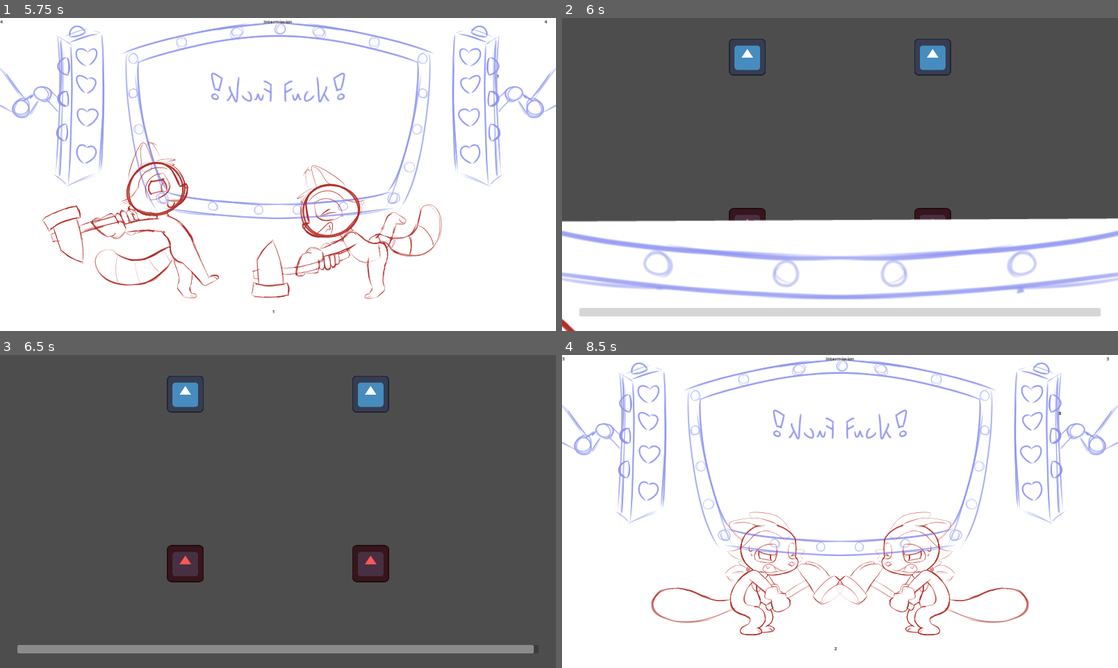
Above: before the commit, frames 1-4 (two rows, left to right).
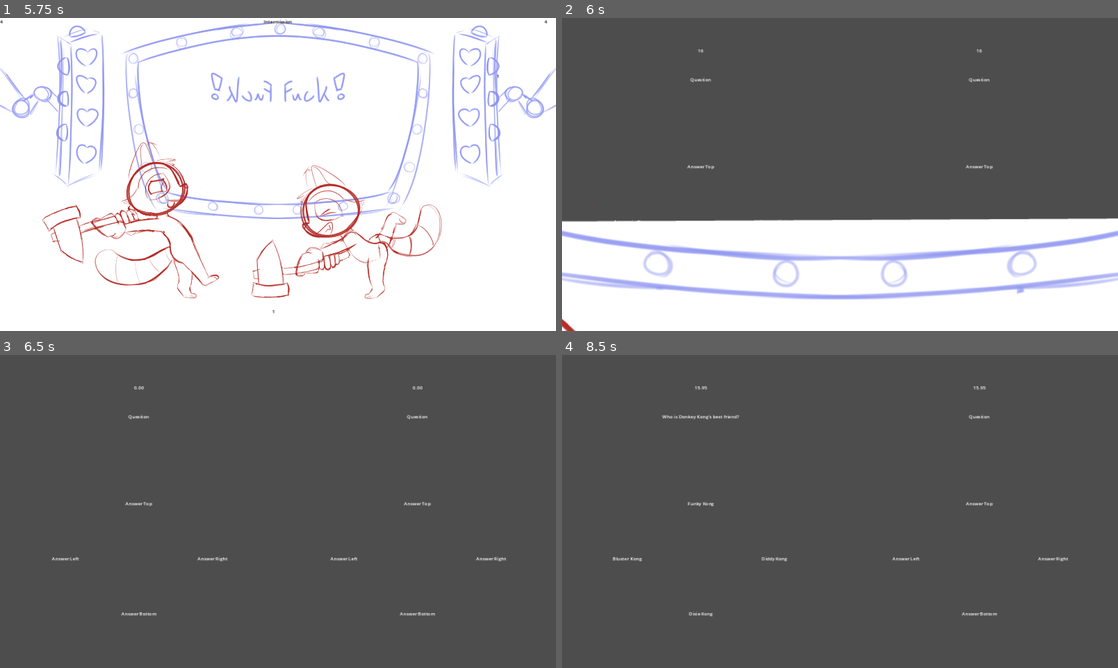
Above: after the commit, the same moments.

Repository: AidanOG/RuckusWare
Game: Godot game, scene res://Start Screen/start_screen.tscn
Two runs of this game, one before a commit and one after it. Both use one fixed random seed, a clock stepped at 60 frames per second and the inputs below. The engine's default icon, where the game draws it, is replaced by a stand-in: a white triangle on a blue panel in a dark square.
Inputs:
- Up to frame 1 (5.75 s): tap Enter at 0.5, 1.25, 2, 3.5 s; hold D (move_right_0) 0.53-1.28 s; hold Ctrl (any_button_0) 0.53-1.28 s; hold S (move_down_0) 1.28-2.03 s; tap Shift (any_button_1) at 1.35, 2.85, 4.35 s; hold D (move_right_0) 2.03-2.78 s; hold Ctrl (any_button_0) 2.03-2.78 s; tap Space at 2.75, 4.25 s; hold W (move_up_0) 2.78-3.53 s; hold Ctrl (any_button_0) 3.53-4.28 s; hold A (move_left_0) 3.53-5.03 s; hold S (move_down_0) from 5.03 s (still down); hold Ctrl (any_button_0) from 5.03 s (still down)
- Up to frame 2 (6 s): release S (move_down_0) at 5.78 s; release Ctrl (any_button_0) at 5.78 s; hold D (move_right_0) from 5.78 s (still down); tap Shift (any_button_1) at 5.85 s
- Up to frame 3 (6.5 s): keep holding D (move_right_0)
- Up to frame 4 (8.5 s): release D (move_right_0) at 6.53 s; hold W (move_up_0) 6.53-7.28 s; hold Ctrl (any_button_0) 6.53-7.28 s; hold D (move_right_0) 7.28-8.03 s; tap Shift (any_button_1) at 7.35 s; hold S (move_down_0) from 8.03 s (still down); hold Ctrl (any_button_0) from 8.03 s (still down)

Frame 1 is identical in both runs. In frame 2, 4.1% of the frame differs, in the area x 3-97%, y 6-96%; in frame 3, 5.4%; in frame 4, 100%, in the area x 0-100%, y 0-100%.

Commit message:
Lots of new things. Refactor of main scene with help from someone on Godot discord. We now never leave main, and microgame scenes are instantiated within a container within main, so no more gray screen flashes. Also put together the scene for the quiz boss game, as well as made the parser + populator for individual questions. Still lots to do to get quiz microgame ready

Diff:
--- a/Main Game/Microgames (Boss)/BossQuiz/boss_quiz.gd
+++ b/Main Game/Microgames (Boss)/BossQuiz/boss_quiz.gd
@@ -1,11 +1,40 @@
-extends Node
+class_name BossQuiz
+extends BaseMicrogame
+@export var transition_rect: TextureRect
 
-@export var transition_rect: TextureRect
 @export var game_music: AudioStreamPlayer
 
+@export var game_timer: Timer
+@export var p1_time_label: Label
+@export var p2_time_label: Label
+@export var p1_question_label: RichTextLabel
+@export var p2_question_label: Label
+@export var p1_top_label: Label
+@export var p1_left_label: Label
+@export var p1_right_label: Label
+@export var p1_bottom_label: Label
+@export var p2_top_label: Label
+@export var p2_left_label: Label
+@export var p2_right_label: Label
+@export var p2_bottom_label: Label
 
+var questions_answered_1 = 0
+var questions_answered_2 = 0
+var lives_1 = 3
+var lives_2 = 3
 var done_1 = false
 var done_2 = false
+var p1_time
+var p2_time
+
+#var current_question_num_p1
+var question_list_easy = [
+	["[center]Who is Donkey Kong's best friend?[/center]", "Diddy Kong", "Dixie Kong", "", "", "Candy Kong", "Bluster Kong", "Lanky Kong", "Funky Kong", "Chunky Kong", "Lil' Kong", "Stinky Kong", "Mario", "Bowser"],
+	["[center]What year did the original [i]Super Mario Bros.[/i] release?[/center]", "1985", "", "", "1999", "1989", "1995", "1990", "1991", "1982", "1984"]
+	]
+var current_correct_answer_p1 = 0
+
+#question_list_easy.append(["Who is Donkey Kong's best friend?", "Diddy Kong", "Dixie Kong", "", "", "Candy Kong", "Bluster Kong", "Lanky Kong", "Funky Kong", "Chunky Kong"])
 
 
 # Called when the node enters the scene tree for the first time.
@@ -22,18 +51,98 @@
 
 	get_tree().paused = true
 
-	#await get_tree().create_timer(0.125 / GameManager.game_speed).timeout
 	var transition_tween = get_tree().create_tween()
 	transition_tween.set_pause_mode(Tween.TWEEN_PAUSE_PROCESS)
 	transition_tween.tween_property(transition_rect, "scale", Vector2(10, 10), (0.5 / GameManager.game_speed))
-	# transition_tween.tween_property(transition_rect, "scale", Vector2(1, 1), 1)
-	await get_tree().create_timer(0.5/ GameManager.game_speed).timeout
+	await get_tree().create_timer(0.5/GameManager.game_speed).timeout
 	get_tree().paused = false
+
+	await get_tree().create_timer(2.0/GameManager.game_speed).timeout
 
 	game_music.set_pitch_scale(GameManager.game_speed)
 	game_music.play()
 
+	game_timer.set_wait_time(16/GameManager.game_speed)
+	game_timer.start()
+
+	#current_question_num_p1 = 0
+	print(question_list_easy[0])
+	generate_question_p1(question_list_easy[0])
+
+
 
 # Called every frame. 'delta' is the elapsed time since the previous frame.
 func _process(delta):
-	pass
+	p1_time = game_timer.get_time_left()
+	p1_time_label.text = str("%.2f" % p1_time)
+	p2_time = game_timer.get_time_left()
+	p2_time_label.text = str("%.2f" % p2_time)
+
+func generate_question_p1(question):
+	#Pop the question and display
+	p1_question_label.text = question.pop_front()
+
+	#Generate a number for the location of the answer and place it somewhere random, appending that random spot to already used
+	current_correct_answer_p1 = randi_range(1, 4)
+	var already_used = []
+	var answers_placed = 0
+	already_used.append(current_correct_answer_p1)
+	if current_correct_answer_p1 == 1:
+		p1_top_label.text = question.pop_front()
+	elif current_correct_answer_p1 == 2:
+		p1_left_label.text = question.pop_front()
+	elif current_correct_answer_p1 == 3:
+		p1_right_label.text = question.pop_front()
+	else:
+		p1_bottom_label.text = question.pop_front()
+	answers_placed += 1
+
+	#Next, put in the guaranteed fake answers, if there are any
+	var next_spot_to_put_in
+	var next_answer_to_put_in
+	for i in range(0, 3):
+		next_answer_to_put_in = question.pop_front()
+		if next_answer_to_put_in != "":
+			next_spot_to_put_in = randi_range(1, 4)
+			while already_used.has(next_spot_to_put_in):
+				next_spot_to_put_in = randi_range(1, 4)
+			already_used.append(next_spot_to_put_in)
+			if next_spot_to_put_in == 1:
+				p1_top_label.text = next_answer_to_put_in
+			elif next_spot_to_put_in == 2:
+				p1_left_label.text = next_answer_to_put_in
+			elif next_spot_to_put_in == 3:
+				p1_right_label.text = next_answer_to_put_in
+			else:
+				p1_bottom_label.text = next_answer_to_put_in
+			answers_placed += 1
+
+	#fill in remainder with randy options
+	while answers_placed < 4:
+		next_answer_to_put_in = question.pop_at(randi_range(0, question.size() - 1))
+		next_spot_to_put_in = randi_range(1, 4)
+		while already_used.has(next_spot_to_put_in):
+			next_spot_to_put_in = randi_range(1, 4)
+		already_used.append(next_spot_to_put_in)
+		if next_spot_to_put_in == 1:
+			p1_top_label.text = next_answer_to_put_in
+		elif next_spot_to_put_in == 2:
+			p1_left_label.text = next_answer_to_put_in
+		elif next_spot_to_put_in == 3:
+			p1_right_label.text = next_answer_to_put_in
+		else:
+			p1_bottom_label.text = next_answer_to_put_in
+		answers_placed += 1
+
+
+func _on_game_timer_timeout():
+	get_tree().paused = true
+	var transition_tween = get_tree().create_tween()
+	transition_tween.set_pause_mode(Tween.TWEEN_PAUSE_PROCESS)
+	transition_tween.tween_property(transition_rect, "scale", Vector2(1, 1), (0.5 / GameManager.game_speed) )
+
+	await get_tree().create_timer(0.5/ GameManager.game_speed).timeout
+	get_tree().paused = false
+	game_music.stop()
+
+	all_done.emit()
--- a/Main Game/Microgames (Boss)/BossQuiz/boss_quiz.tscn
+++ b/Main Game/Microgames (Boss)/BossQuiz/boss_quiz.tscn
@@ -4,10 +4,23 @@
 [ext_resource type="Texture2D" uid="uid://bl0m4gkoiwpfa" path="res://scuffed transition2 no onionskin.png" id="2_d0owr"]
 [ext_resource type="AudioStream" uid="uid://das6oobng6oby" path="res://Main Game/Microgames/GameHotDog/Hot Dog Microgame.wav" id="3_ckhsl"]
 
-[node name="BossQuiz" type="Node" node_paths=PackedStringArray("transition_rect", "game_music")]
+[node name="BossQuiz" type="Node" node_paths=PackedStringArray("transition_rect", "game_music", "game_timer", "p1_time_label", "p2_time_label", "p1_question_label", "p2_question_label", "p1_top_label", "p1_left_label", "p1_right_label", "p1_bottom_label", "p2_top_label", "p2_left_label", "p2_right_label", "p2_bottom_label")]
 script = ExtResource("1_ej77l")
 transition_rect = NodePath("CanvasLayer/Control/TransitionRect")
 game_music = NodePath("GameMusic")
+game_timer = NodePath("GameTimer")
+p1_time_label = NodePath("CanvasLayer/Control/HBoxContainer/P1Side/P1TimeLeft")
+p2_time_label = NodePath("CanvasLayer/Control/HBoxContainer/P2Side/P2TimeLeft")
+p1_question_label = NodePath("CanvasLayer/Control/HBoxContainer/P1Side/P1Question")
+p2_question_label = NodePath("CanvasLayer/Control/HBoxContainer/P2Side/P2Question")
+p1_top_label = NodePath("CanvasLayer/Control/HBoxContainer/P1Side/P1Top")
+p1_left_label = NodePath("CanvasLayer/Control/HBoxContainer/P1Side/P1Left")
+p1_right_label = NodePath("CanvasLayer/Control/HBoxContainer/P1Side/P1Right")
+p1_bottom_label = NodePath("CanvasLayer/Control/HBoxContainer/P1Side/P1Bottom")
+p2_top_label = NodePath("CanvasLayer/Control/HBoxContainer/P2Side/P2Top")
+p2_left_label = NodePath("CanvasLayer/Control/HBoxContainer/P2Side/P2Left")
+p2_right_label = NodePath("CanvasLayer/Control/HBoxContainer/P2Side/P2Right")
+p2_bottom_label = NodePath("CanvasLayer/Control/HBoxContainer/P2Side/P2Bottom")
 
 [node name="CanvasLayer" type="CanvasLayer" parent="."]
 
@@ -18,6 +31,218 @@
 anchor_bottom = 1.0
 grow_horizontal = 2
 grow_vertical = 2
+
+[node name="HBoxContainer" type="HBoxContainer" parent="CanvasLayer/Control"]
+layout_mode = 1
+anchors_preset = 15
+anchor_right = 1.0
+anchor_bottom = 1.0
+grow_horizontal = 2
+grow_vertical = 2
+
+[node name="P1Side" type="Control" parent="CanvasLayer/Control/HBoxContainer"]
+layout_mode = 2
+size_flags_horizontal = 3
+
+[node name="P1TimeLeft" type="Label" parent="CanvasLayer/Control/HBoxContainer/P1Side"]
+layout_mode = 1
+anchors_preset = 5
+anchor_left = 0.5
+anchor_right = 0.5
+offset_left = -25.0
+offset_top = 100.0
+offset_right = 25.0
+offset_bottom = 150.0
+grow_horizontal = 2
+size_flags_vertical = 0
+text = "16"
+horizontal_alignment = 1
+text_overrun_behavior = 1
+
+[node name="P1Question" type="RichTextLabel" parent="CanvasLayer/Control/HBoxContainer/P1Side"]
+layout_mode = 1
+anchors_preset = 5
+anchor_left = 0.5
+anchor_right = 0.5
+offset_left = -250.0
+offset_top = 200.0
+offset_right = 250.0
+offset_bottom = 300.0
+grow_horizontal = 2
+size_flags_vertical = 0
+bbcode_enabled = true
+text = "[center]Question[/center]"
+
+[node name="P1Top" type="Label" parent="CanvasLayer/Control/HBoxContainer/P1Side"]
+layout_mode = 1
+anchors_preset = 5
+anchor_left = 0.5
+anchor_right = 0.5
+offset_left = -125.0
+offset_top = 500.0
+offset_right = 125.0
+offset_bottom = 600.0
+grow_horizontal = 2
+size_flags_vertical = 0
+text = "Answer Top"
+horizontal_alignment = 1
+text_overrun_behavior = 1
+
+[node name="P1Left" type="Label" parent="CanvasLayer/Control/HBoxContainer/P1Side"]
+layout_mode = 1
+anchors_preset = 4
+anchor_top = 0.5
+anchor_bottom = 0.5
+offset_left = 100.0
+offset_top = 150.0
+offset_right = 350.0
+offset_bottom = 250.0
+grow_vertical = 2
+size_flags_horizontal = 0
+size_flags_vertical = 1
+text = "Answer Left"
+horizontal_alignment = 1
+text_overrun_behavior = 1
+
+[node name="P1Right" type="Label" parent="CanvasLayer/Control/HBoxContainer/P1Side"]
+layout_mode = 1
+anchors_preset = 6
+anchor_left = 1.0
+anchor_top = 0.5
+anchor_right = 1.0
+anchor_bottom = 0.5
+offset_left = -350.0
+offset_top = 150.0
+offset_right = -100.0
+offset_bottom = 250.0
+grow_horizontal = 0
+grow_vertical = 2
+size_flags_horizontal = 0
+size_flags_vertical = 1
+text = "Answer Right"
+horizontal_alignment = 1
+text_overrun_behavior = 1
+
+[node name="P1Bottom" type="Label" parent="CanvasLayer/Control/HBoxContainer/P1Side"]
+layout_mode = 1
+anchors_preset = 7
+anchor_left = 0.5
+anchor_top = 1.0
+anchor_right = 0.5
+anchor_bottom = 1.0
+offset_left = -125.0
+offset_top = -200.0
+offset_right = 125.0
+offset_bottom = -100.0
+grow_horizontal = 2
+grow_vertical = 0
+size_flags_vertical = 0
+text = "Answer Bottom"
+horizontal_alignment = 1
+text_overrun_behavior = 1
+
+[node name="P2Side" type="Control" parent="CanvasLayer/Control/HBoxContainer"]
+layout_mode = 2
+size_flags_horizontal = 3
+
+[node name="P2TimeLeft" type="Label" parent="CanvasLayer/Control/HBoxContainer/P2Side"]
+layout_mode = 1
+anchors_preset = 5
+anchor_left = 0.5
+anchor_right = 0.5
+offset_left = -25.0
+offset_top = 100.0
+offset_right = 25.0
+offset_bottom = 150.0
+grow_horizontal = 2
+size_flags_horizontal = 3
+size_flags_vertical = 7
+text = "16"
+horizontal_alignment = 1
+text_overrun_behavior = 1
+
+[node name="P2Question" type="Label" parent="CanvasLayer/Control/HBoxContainer/P2Side"]
+layout_mode = 1
+anchors_preset = 5
+anchor_left = 0.5
+anchor_right = 0.5
+offset_left = -250.0
+offset_top = 200.0
+offset_right = 250.0
+offset_bottom = 300.0
+grow_horizontal = 2
+size_flags_vertical = 0
+text = "Question"
+horizontal_alignment = 1
+text_overrun_behavior = 1
+
+[node name="P2Top" type="Label" parent="CanvasLayer/Control/HBoxContainer/P2Side"]
+layout_mode = 1
+anchors_preset = 5
+anchor_left = 0.5
+anchor_right = 0.5
+offset_left = -125.0
+offset_top = 500.0
+offset_right = 125.0
+offset_bottom = 600.0
+grow_horizontal = 2
+size_flags_vertical = 0
+text = "Answer Top"
+horizontal_alignment = 1
+text_overrun_behavior = 1
+
+[node name="P2Left" type="Label" parent="CanvasLayer/Control/HBoxContainer/P2Side"]
+layout_mode = 1
+anchors_preset = 4
+anchor_top = 0.5
+anchor_bottom = 0.5
+offset_left = 100.0
+offset_top = 150.0
+offset_right = 350.0
+offset_bottom = 250.0
+grow_vertical = 2
+size_flags_horizontal = 0
+size_flags_vertical = 1
+text = "Answer Left"
+horizontal_alignment = 1
+text_overrun_behavior = 1
+
+[node name="P2Right" type="Label" parent="CanvasLayer/Control/HBoxContainer/P2Side"]
+layout_mode = 1
+anchors_preset = 6
+anchor_left = 1.0
+anchor_top = 0.5
+anchor_right = 1.0
+anchor_bottom = 0.5
+offset_left = -350.0
+offset_top = 150.0
+offset_right = -100.0
+offset_bottom = 250.0
+grow_horizontal = 0
+grow_vertical = 2
+size_flags_horizontal = 0
+size_flags_vertical = 1
+text = "Answer Right"
+horizontal_alignment = 1
+text_overrun_behavior = 1
+
+[node name="P2Bottom" type="Label" parent="CanvasLayer/Control/HBoxContainer/P2Side"]
+layout_mode = 1
+anchors_preset = 7
+anchor_left = 0.5
+anchor_top = 1.0
+anchor_right = 0.5
+anchor_bottom = 1.0
+offset_left = -125.0
+offset_top = -200.0
+offset_right = 125.0
+offset_bottom = -100.0
+grow_horizontal = 2
+grow_vertical = 0
+size_flags_vertical = 0
+text = "Answer Bottom"
+horizontal_alignment = 1
+text_overrun_behavior = 1
 
 [node name="TransitionRect" type="TextureRect" parent="CanvasLayer/Control"]
 layout_mode = 1
@@ -38,3 +263,8 @@
 [node name="GameMusic" type="AudioStreamPlayer" parent="."]
 process_mode = 3
 stream = ExtResource("3_ckhsl")
+
+[node name="GameTimer" type="Timer" parent="."]
+one_shot = true
+
+[connection signal="timeout" from="GameTimer" to="." method="_on_game_timer_timeout"]
--- a/Main Game/Microgames/GameHotDog/game_grab_stick.gd
+++ b/Main Game/Microgames/GameHotDog/game_grab_stick.gd
@@ -1,4 +1,5 @@
-extends Node
+class_name GameGrabStick
+extends BaseMicrogame
 # 120 BPM = 2 BPS
 # 0.5 s = 1 beat
 @export var transition_rect: TextureRect
@@ -169,12 +170,12 @@
 	#audio_tween.set_pause_mode(Tween.TWEEN_PAUSE_PROCESS)
 	#audio_tween.tween_property(game_music, "volume_db", -60, (1/ GameManager.game_speed)) # -80 db is 0 volume
 
-
 	await get_tree().create_timer(0.5/ GameManager.game_speed).timeout
 	get_tree().paused = false
 	game_music.stop()
 
-	get_tree().change_scene_to_packed(SceneManager.main_scene)
+	all_done.emit()
+	#get_tree().change_scene_to_packed(SceneManager.main_scene)
 
 
 func _on_tick_timer_1_timeout():
--- a/Main Game/Microgames/GameNotABug/game_not_a_bug.gd
+++ b/Main Game/Microgames/GameNotABug/game_not_a_bug.gd
@@ -1,4 +1,5 @@
-extends Node
+class_name GameNotABug
+extends BaseMicrogame
 @export var transition_rect: TextureRect
 
 @export var game_timer: Timer
@@ -146,7 +147,8 @@
 	get_tree().paused = false
 	game_music.stop()
 
-	get_tree().change_scene_to_packed(SceneManager.main_scene)
+	all_done.emit()
+	#get_tree().change_scene_to_packed(SceneManager.main_scene)
 
 
 func _on_swatter_1_splat_1():
--- /dev/null
+++ b/Main Game/Microgames/base_microgame.gd
@@ -0,0 +1,4 @@
+class_name BaseMicrogame
+extends Node
+
+signal all_done()
--- a/Main Game/main.gd
+++ b/Main Game/main.gd
@@ -4,6 +4,7 @@
 @export var countdown_timer: Timer
 @export var intermission_music_timer: Timer
 @export var speed_up_music_timer: Timer
+@export var intermission_label: Label
 @export var countdown_label: Label
 @export var p1_lives_label: Label
 @export var p2_lives_label: Label
@@ -16,12 +17,28 @@
 @export var right_racoon: AnimatedSprite2D
 @export var background_animation: AnimatedSprite2D
 
+@export var game_grab_stick: PackedScene
+@export var game_not_a_bug: PackedScene
+
+@export var boss_quiz: PackedScene
+
+@export var game_scene_container: Node
+var current_microgame: BaseMicrogame
+
 var next_game = 0
 var speed_up_addend = 0.06
 
 
 # Called when the node enters the scene tree for the first time.
 func _ready():
+	intermission()
+	current_microgame = null
+
+# Called every frame. 'delta' is the elapsed time since the previous frame.
+func _process(delta):
+	countdown_label.text = str(floor(countdown_timer.get_time_left()) + 1)
+
+func intermission():
 	if GameManager.p1_just_failed == true:
 		GameManager.p1_lives -= 1
 	if GameManager.p2_just_failed == true:
@@ -96,23 +113,50 @@
 	background_animation.play()
 
 
-
-# Called every frame. 'delta' is the elapsed time since the previous frame.
-func _process(delta):
-	countdown_label.text = str(floor(countdown_timer.get_time_left()) + 1)
-
-
 func _on_countdown_timer_timeout():
 	# GameManager.transition_img = get_viewport().get_texture().get_image()
 	# GameManager.transition_tex = ImageTexture.create_from_image(GameManager.transition_img)
 	GameManager.p1_just_failed = false
 	GameManager.p2_just_failed = false
 	if GameManager.p1_lives > 0 && GameManager.p2_lives > 0:
-		next_game = randi_range(0, 1)
+		#next_game = randi_range(0, 1)
+		next_game = 1000
 		if(next_game == 0):
-			get_tree().change_scene_to_packed(SceneManager.grab_stick)
+			#get_tree().change_scene_to_packed(SceneManager.grab_stick)
+			current_microgame = game_grab_stick.instantiate() as BaseMicrogame
+			current_microgame.all_done.connect(_on_microgame_finished)
+			game_scene_container.add_child(current_microgame)
 		elif(next_game == 1):
-			get_tree().change_scene_to_packed(SceneManager.not_a_bug)
+			#get_tree().change_scene_to_packed(SceneManager.not_a_bug)
+			current_microgame = game_not_a_bug.instantiate() as BaseMicrogame
+			current_microgame.all_done.connect(_on_microgame_finished)
+			game_scene_container.add_child(current_microgame)
+
+		elif(next_game == 1000):
+			current_microgame = boss_quiz.instantiate() as BaseMicrogame
+			current_microgame.all_done.connect(_on_microgame_finished)
+			game_scene_container.add_child(current_microgame)
+		right_racoon.hide()
+		left_racoon.hide()
+		background_animation.hide()
+		intermission_label.hide()
+		countdown_label.hide()
+		p1_lives_label.hide()
+		p2_lives_label.hide()
+		round_count_label.hide()
+
+func _on_microgame_finished():
+	current_microgame.queue_free()
+	current_microgame = null
+	right_racoon.show()
+	left_racoon.show()
+	background_animation.show()
+	intermission_label.show()
+	countdown_label.show()
+	p1_lives_label.show()
+	p2_lives_label.show()
+	round_count_label.show()
+	intermission()
 
 
 func _on_intermission_music_timer_timeout():
--- a/Main Game/main.tscn
+++ b/Main Game/main.tscn
@@ -1,10 +1,13 @@
-[gd_scene load_steps=50 format=3 uid="uid://nvxl21de0npd"]
+[gd_scene load_steps=53 format=3 uid="uid://nvxl21de0npd"]
 
 [ext_resource type="Script" path="res://Main Game/main.gd" id="1_iurfd"]
+[ext_resource type="PackedScene" uid="uid://bvyrijkk18iiq" path="res://Main Game/Microgames/GameHotDog/game_grab_stick.tscn" id="2_010jw"]
+[ext_resource type="PackedScene" uid="uid://baxynsm3r0qm4" path="res://Main Game/Microgames/GameNotABug/game_not_a_bug.tscn" id="3_bh2rd"]
 [ext_resource type="Texture2D" uid="uid://dy1hf55ug6x3e" path="res://Main Game/Animations/Intermission/Rough_Intermission_0000.png" id="3_f3lr2"]
 [ext_resource type="AudioStream" uid="uid://bea4o5tygudbg" path="res://Main Game/Win.wav" id="3_lh262"]
 [ext_resource type="Texture2D" uid="uid://bdxlyqmrwnre8" path="res://Main Game/Animations/Background.png" id="3_mkqg3"]
 [ext_resource type="Texture2D" uid="uid://bjmbey4tots16" path="res://Main Game/Animations/Intermission/Rough_Intermission_0001.png" id="4_lgr16"]
+[ext_resource type="PackedScene" uid="uid://bbj5ok0hqnu0l" path="res://Main Game/Microgames (Boss)/BossQuiz/boss_quiz.tscn" id="4_o0c56"]
 [ext_resource type="AudioStream" uid="uid://povmescxriqe" path="res://Main Game/Neutral.wav" id="4_y8qse"]
 [ext_resource type="AudioStream" uid="uid://cunyktxspjqvs" path="res://Main Game/Lose.wav" id="5_t5hjq"]
 [ext_resource type="Texture2D" uid="uid://3j42ky2sie8j" path="res://Main Game/Animations/Intermission/Rough_Intermission_0002.png" id="5_uhyiv"]
@@ -334,11 +337,12 @@
 "speed": 8.0
 }]
 
-[node name="Main" type="Node" node_paths=PackedStringArray("countdown_timer", "intermission_music_timer", "speed_up_music_timer", "countdown_label", "p1_lives_label", "p2_lives_label", "round_count_label", "win_music", "neutral_music", "lose_music", "speed_up_music", "left_racoon", "right_racoon", "background_animation")]
+[node name="Main" type="Node" node_paths=PackedStringArray("countdown_timer", "intermission_music_timer", "speed_up_music_timer", "intermission_label", "countdown_label", "p1_lives_label", "p2_lives_label", "round_count_label", "win_music", "neutral_music", "lose_music", "speed_up_music", "left_racoon", "right_racoon", "background_animation", "game_scene_container")]
 script = ExtResource("1_iurfd")
 countdown_timer = NodePath("CountdownTimer")
 intermission_music_timer = NodePath("IntermissionMusicTimer")
 speed_up_music_timer = NodePath("SpeedUpMusicTimer")
+intermission_label = NodePath("CanvasLayer/Control/Label")
 countdown_label = NodePath("CanvasLayer/Control/CountdownLabel")
 p1_lives_label = NodePath("CanvasLayer/Control/P1Lives")
 p2_lives_label = NodePath("CanvasLayer/Control/P2Lives")
@@ -350,6 +354,12 @@
 left_racoon = NodePath("CanvasLayer/LeftRacoon")
 right_racoon = NodePath("CanvasLayer/RightRacoon")
 background_animation = NodePath("CanvasLayer/Background")
+game_grab_stick = ExtResource("2_010jw")
+game_not_a_bug = ExtResource("3_bh2rd")
+boss_quiz = ExtResource("4_o0c56")
+game_scene_container = NodePath("MicrogameContainer")
+
+[node name="MicrogameContainer" type="Node" parent="."]
 
 [node name="CanvasLayer" type="CanvasLayer" parent="."]
 
--- a/project.godot
+++ b/project.godot
@@ -65,21 +65,25 @@
 right_button_0={
 "deadzone": 0.5,
 "events": [Object(InputEventJoypadButton,"resource_local_to_scene":false,"resource_name":"","device":0,"button_index":1,"pressure":0.0,"pressed":true,"script":null)
+, Object(InputEventKey,"resource_local_to_scene":false,"resource_name":"","device":-1,"window_id":0,"alt_pressed":false,"shift_pressed":false,"ctrl_pressed":false,"meta_pressed":false,"pressed":false,"keycode":0,"physical_keycode":49,"key_label":0,"unicode":49,"echo":false,"script":null)
 ]
 }
 left_button_0={
 "deadzone": 0.5,
 "events": [Object(InputEventJoypadButton,"resource_local_to_scene":false,"resource_name":"","device":0,"button_index":2,"pressure":0.0,"pressed":true,"script":null)
+, Object(InputEventKey,"resource_local_to_scene":false,"resource_name":"","device":-1,"window_id":0,"alt_pressed":false,"shift_pressed":false,"ctrl_pressed":false,"meta_pressed":false,"pressed":false,"keycode":0,"physical_keycode":50,"key_label":0,"unicode":50,"echo":false,"script":null)
 ]
 }
 top_button_0={
 "deadzone": 0.5,
 "events": [Object(InputEventJoypadButton,"resource_local_to_scene":false,"resource_name":"","device":0,"button_index":3,"pressure":0.0,"pressed":true,"script":null)
+, Object(InputEventKey,"resource_local_to_scene":false,"resource_name":"","device":-1,"window_id":0,"alt_pressed":false,"shift_pressed":false,"ctrl_pressed":false,"meta_pressed":false,"pressed":false,"keycode":0,"physical_keycode":51,"key_label":0,"unicode":51,"echo":false,"script":null)
 ]
 }
 bottom_button_0={
 "deadzone": 0.5,
 "events": [Object(InputEventJoypadButton,"resource_local_to_scene":false,"resource_name":"","device":0,"button_index":0,"pressure":0.0,"pressed":true,"script":null)
+, Object(InputEventKey,"resource_local_to_scene":false,"resource_name":"","device":-1,"window_id":0,"alt_pressed":false,"shift_pressed":false,"ctrl_pressed":false,"meta_pressed":false,"pressed":false,"keycode":0,"physical_keycode":52,"key_label":0,"unicode":52,"echo":false,"script":null)
 ]
 }
 move_right_1={
--- a/scene_manager.gd
+++ b/scene_manager.gd
@@ -1,5 +1,4 @@
 extends Node
-
 
 @export var start_screen: PackedScene
 @export var main_scene: PackedScene
